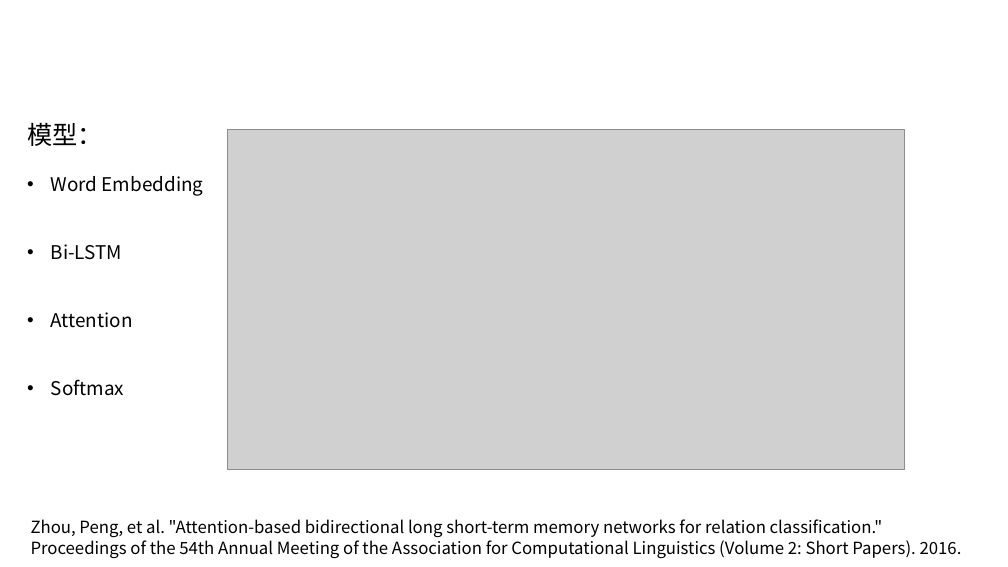
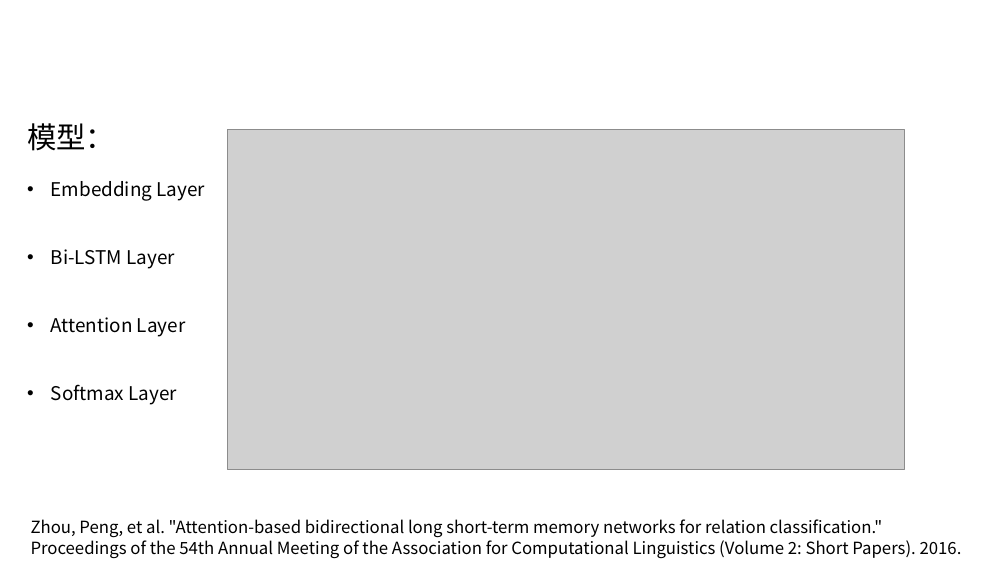
Before and after one commit to YaoXinZhi/Bi-LSTM-Attention, a slide deck: slide 4 of 深度学习课程作业-姚昕智.pptx. Drawn at 1008x567 pixels with LibreOffice and Linux fonts; fonts in the diff are those of the drawing; grey boxes stand for pictures; background and template pictures are left out. Boxes give left, top, right and bottom in pixels: in the first picture for what was removed or moved away, otherwise in the second. Text is boxed around its words. In the diff, an @@ line names an element or a change of style, - is before the commit and + after.

```diff
--- a/深度学习课程作业-姚昕智.pptx
+++ b/深度学习课程作业-姚昕智.pptx
@@ text at [27, 123, 115, 151]: size 24 to 28 pt in "模型：" @@
@@ text at [51, 181, 205, 405]: text changed @@
-• Word Embedding
-• Bi-LSTM
-• Attention
-• Softmax
+• Embedding Layer
+• Bi-LSTM Layer
+• Attention Layer
+• Softmax Layer
```
Also in this commit, not shown: 5 other slides changed.
